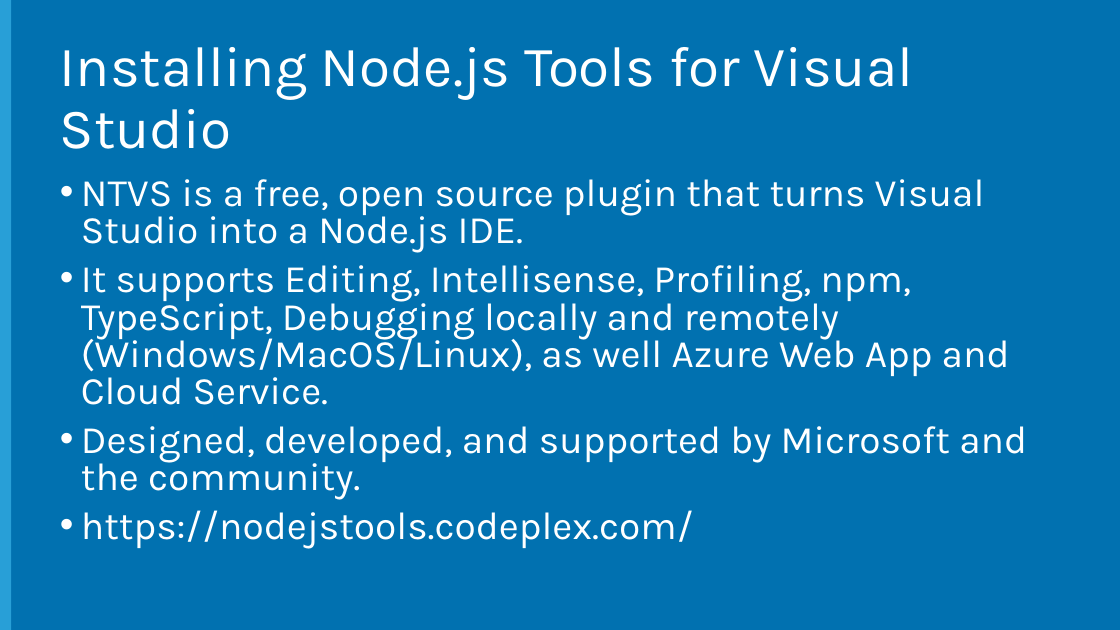
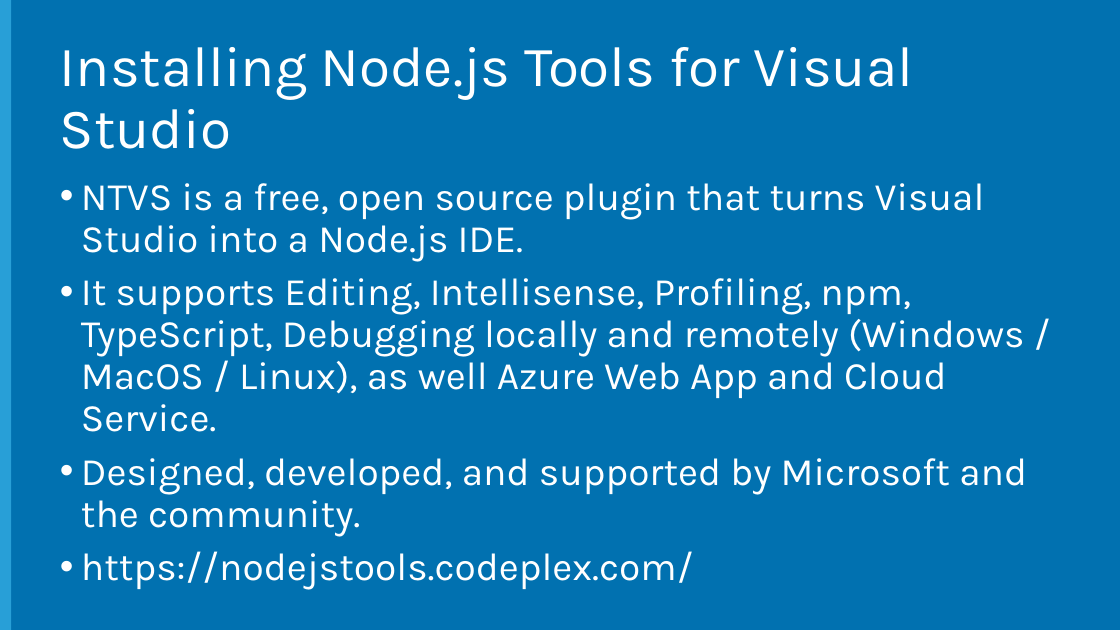
Before and after one commit to Microsoft-Web/NodeCamp, a slide deck: slide 14 of Presentation/IntroToNodeJS/IntroToNodeJS.pptx (slide 12 before the commit). Drawn at 1120x630 pixels with LibreOffice and Linux fonts; fonts in the diff are those of the drawing; background and template pictures are left out. Boxes give left, top, right and bottom in pixels: in the first picture for what was removed or moved away, otherwise in the second. Text is boxed around its words. In the diff, an @@ line names an element or a change of style, - is before the commit and + after.

Commit message:
Updated stats on node, new ways to install node, release model, vs code, etc.

```diff
--- a/Presentation/IntroToNodeJS/IntroToNodeJS.pptx
+++ b/Presentation/IntroToNodeJS/IntroToNodeJS.pptx
@@ text at (81, 183, 1027, 537): line spacing 0.8 to 0.9 @@
@@ text at (81, 278, 1024, 432): text changed @@
-• It supports Editing, Intellisense, Profiling, npm, TypeScript, Debugging locally and remotely (Windows/MacOS/Linux), as well Azure Web App and Cloud Service.
+• It supports Editing, Intellisense, Profiling, npm, TypeScript, Debugging locally and remotely (Windows / MacOS / Linux), as well Azure Web App and Cloud Service.
```
Also in this commit, not shown: 1 other slide changed, 3 slides added, 2 slides removed, 1 other file.
